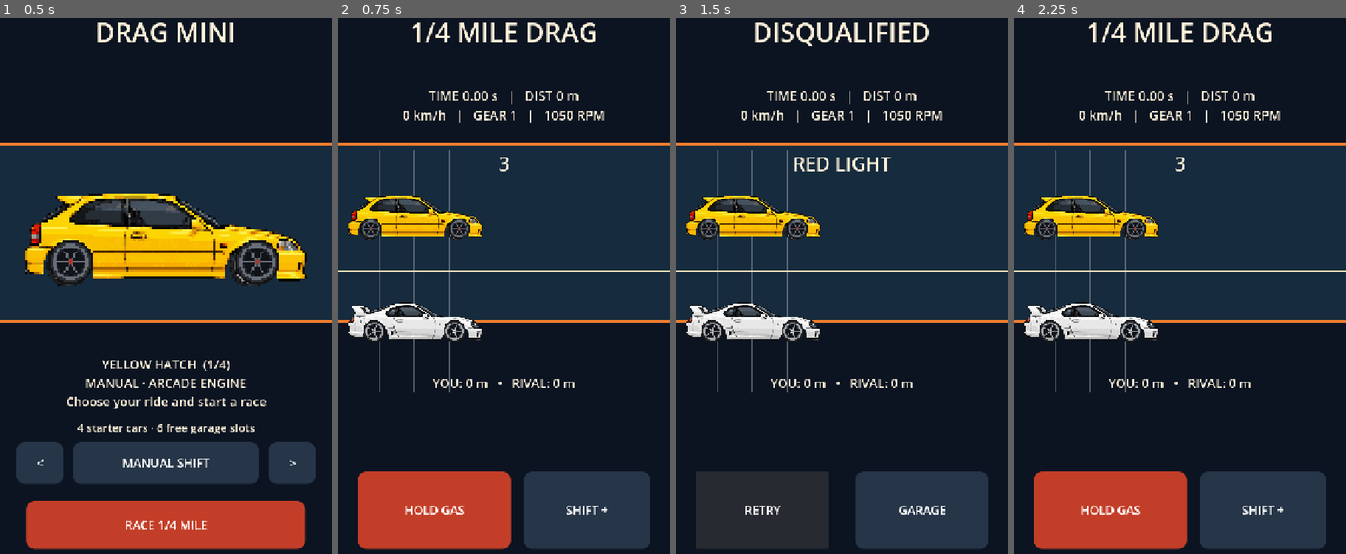
Above: before the commit, frames 1-4 (left to right).
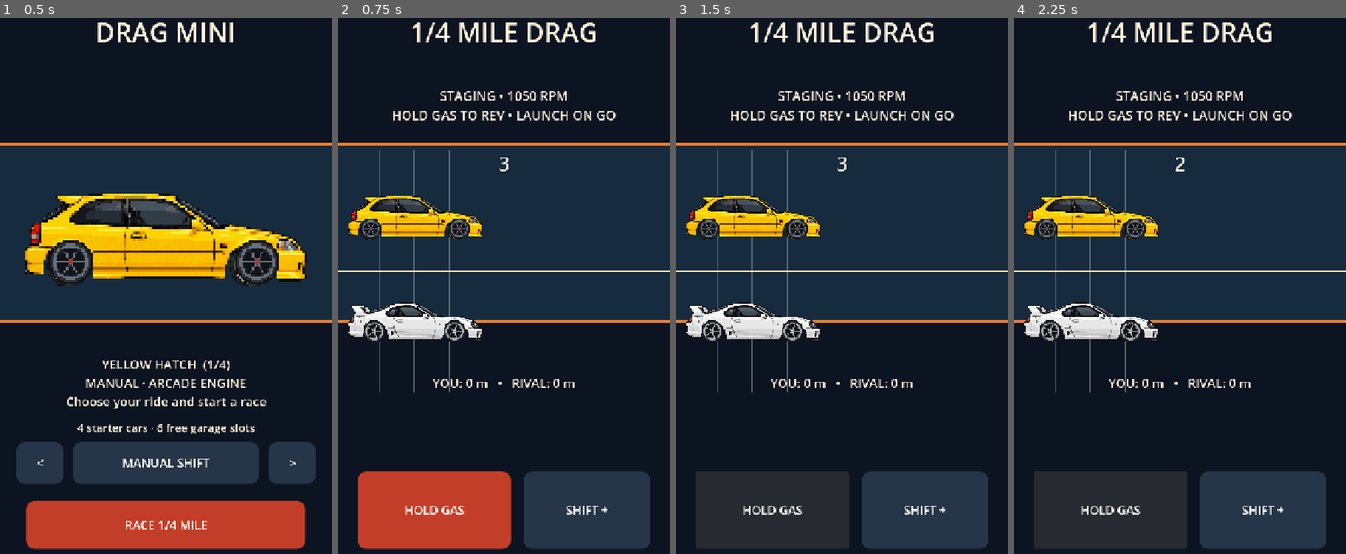
Above: after the commit, the same moments.

Repository: 1993velezpadilla-source/Drag-mini
Game: Godot game, scene res://scenes/main.tscn
Same seed, same stepped clock (60 frames per second), same inputs: the game is played once before the commit and once after it.
Inputs (mouse positions are in pixels of both pictures, inside the frame that each line leads up to):
- Up to frame 1 (0.5 s): no input
- Up to frame 2 (0.75 s): click "RACE 1/4 MILE" at 0.5 s
- Up to frame 3 (1.5 s): click "HOLD GAS" at 1.25 s
- Up to frame 4 (2.25 s): click (1100, 511) at 2 s, where only the run before the commit has a clickable "RETRY"

Frame 1 is identical in both runs. In frame 2, 1.2% of the frame differs, in the area x 16-84%, y 13-20%; in frame 3, 4.2%; in frame 4, 7.9%, in the area x 6-84%, y 13-100%.

Commit message:
feat: staged launch RPM during countdown; retain full-throttle shifting

Diff:
--- a/scripts/main.gd
+++ b/scripts/main.gd
@@ -29,6 +29,7 @@
 var throttle_held := false
 var countdown := 0.0
 var false_start := false
+var launch_rpm := 1050.0
 var countdown_label: Label
 var title_label: Label
 var detail_label: Label
@@ -183,6 +184,7 @@
     finish_text = ""
     throttle_held = false
     false_start = false
+    launch_rpm = 1050.0
     countdown = 3.8
     player = _make_driver(selected)
     rival = _make_driver((selected + 1) % CARS.size())
@@ -203,16 +205,7 @@
 func _on_gas_down() -> void:
     if screen != "race" or false_start:
         return
-    if countdown > 0.0:
-        false_start = true
-        finish_text = "FALSE START — DISQUALIFIED"
-        title_label.text = "DISQUALIFIED"
-        countdown_label.text = "RED LIGHT"
-        throttle_button.visible = false
-        shift_button.visible = false
-        retry_button.visible = true
-        garage_button.visible = true
-        return
+    # Staging allows revving before green; no vehicle movement until GO.
     throttle_held = true
 
 func _player_shift() -> void:
@@ -266,6 +259,10 @@
     if false_start:
         return
     if countdown > 0.0:
+        var redline: float = float(CARS[selected]["redline"])
+        var target_rpm: float = minf(redline * 0.92, 5200.0) if throttle_held else 1050.0
+        launch_rpm = move_toward(launch_rpm, target_rpm, delta * (4200.0 if throttle_held else 5200.0))
+        player["rpm"] = launch_rpm
         countdown = maxf(0.0, countdown - delta)
         countdown_label.text = "3" if countdown > 2.8 else ("2" if countdown > 1.8 else ("1" if countdown > 0.8 else ("GO!" if countdown > 0.0 else "")))
         if countdown <= 0.0:
@@ -298,6 +295,8 @@
     telemetry_label.text = "TIME %.2f s   |   DIST %.0f m\n%d km/h   |   GEAR %d   |   %.0f RPM" % [
         elapsed, player["distance"], roundi(player["speed"] * 3.6),
         player["gear"] + 1, player["rpm"]]
+    if countdown > 0.0:
+        telemetry_label.text = "STAGING • %.0f RPM\nHOLD GAS TO REV • LAUNCH ON GO" % launch_rpm
     if finish_text.is_empty():
         detail_label.text = "YOU: %.0f m   •   RIVAL: %.0f m" % [player["distance"], rival["distance"]]
 
